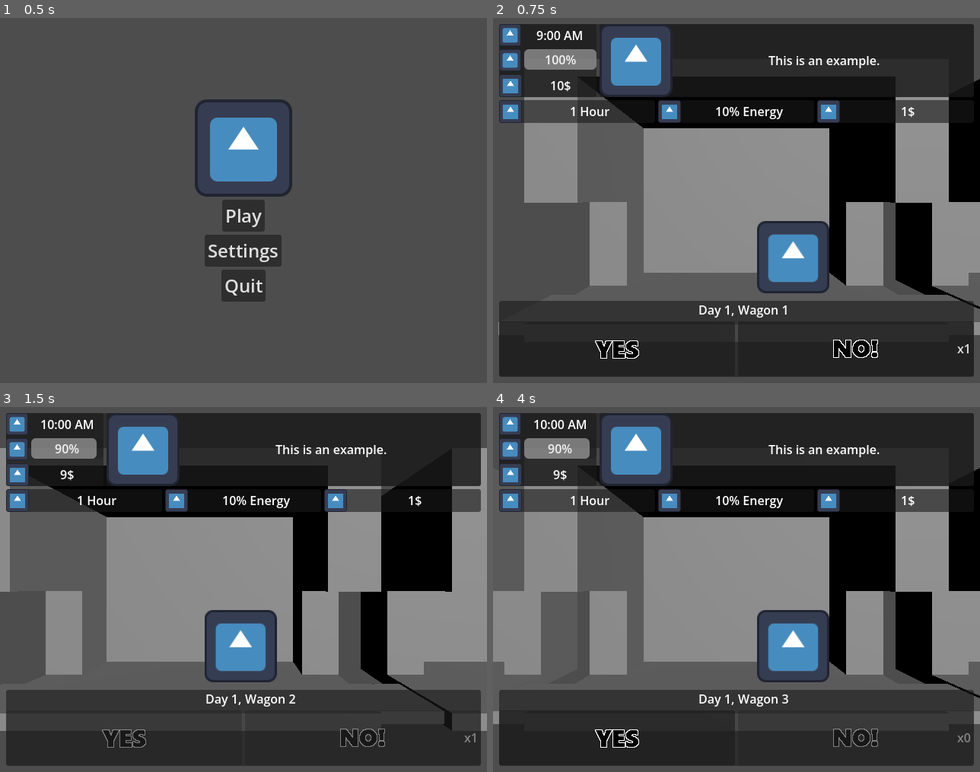
Above: before the commit, frames 1-4 (two rows, left to right).
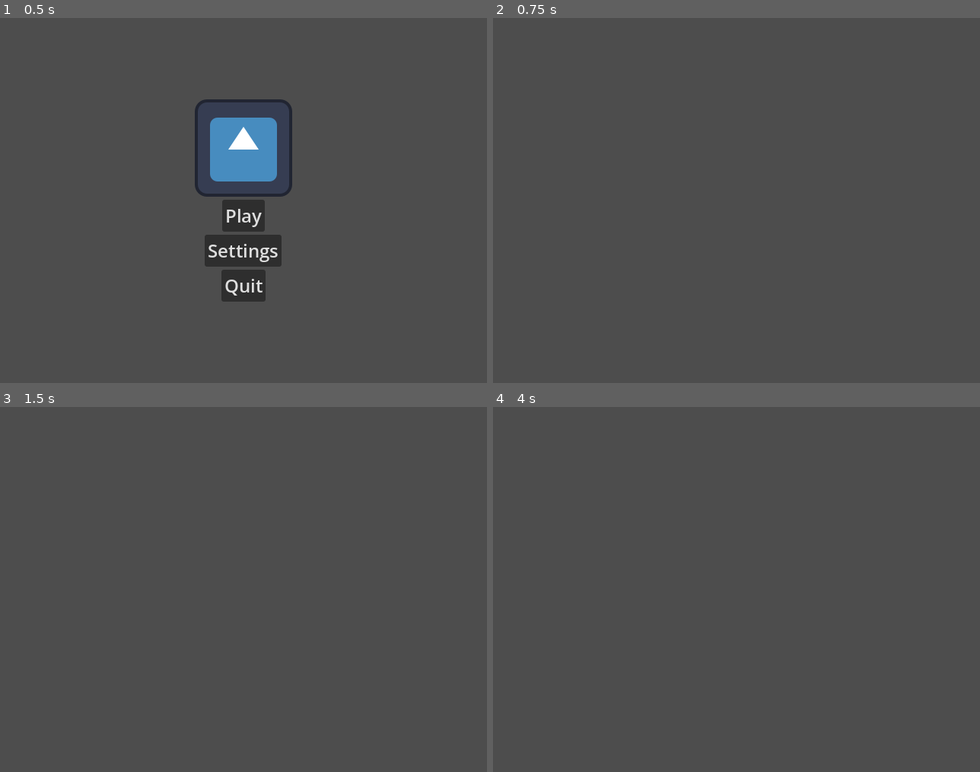
Above: after the commit, the same moments.

Repository: Smg065/WGJ2026
Game: Godot game, scene res://Scenes/MainMenu.tscn
Two runs of this game, one before a commit and one after it. Both use one fixed random seed, a clock stepped at 60 frames per second and the inputs below. The engine's default icon, where the game draws it, is replaced by a stand-in: a white triangle on a blue panel in a dark square.
Inputs (mouse positions are in pixels of both pictures, inside the frame that each line leads up to):
- Up to frame 1 (0.5 s): no input
- Up to frame 2 (0.75 s): click "Play" at 0.5 s
- Up to frame 3 (1.5 s): click (121, 739) at 1.27 s
- Up to frame 4 (4 s): click (858, 739) at 2.75 s, where only the run before the commit has a clickable "x1"

Frame 1 is identical in both runs. In frame 2, 76% of the frame differs, in the area x 1-100%, y 1-99%; in frame 3, 74%; in frame 4, 76%.
Error after the commit: Parse Error: Could not parse global class "ShopItem" from "res://Scripts/ShopItem.gd". (res://Scripts/Gameplay.gd:64)

Commit message:
Icons Update
laptiteartiste's Item Art

Diff:
--- a/Scripts/Items/AlarmClock.gd
+++ b/Scripts/Items/AlarmClock.gd
@@ -6,6 +6,7 @@
 	rarity = ItemBase.RARITIES.UNCOMMON
 	itemCost = 15
 	itemDescription = "Wake up 1 [color=teal]hour[/color] earlier. Start with [color=orange]10% less energy[/color]."
+	itemIcon = load("res://Sprites/Items/Alarm_Clock.png")
 
 func can_appear(gameplay : Gameplay, previousItems : Array[ItemBase]) -> bool:
 	var minTime : int = 6
--- a/Scripts/Items/BookOfQuips.gd
+++ b/Scripts/Items/BookOfQuips.gd
@@ -6,6 +6,7 @@
 	rarity = ItemBase.RARITIES.COMMON
 	itemCost = 10
 	itemDescription = "Saying NO! gives you 10% [color=orange]Energy[/color]."
+	itemIcon = load("res://Sprites/Items/Book.png")
 
 func on_no(gameplay : Gameplay) -> void:
 	gameplay.energy += 10
--- a/Scripts/Items/BrokenLocket.gd
+++ b/Scripts/Items/BrokenLocket.gd
@@ -6,6 +6,7 @@
 	rarity = ItemBase.RARITIES.RARE
 	itemCost = 10
 	itemDescription = "Lose 1 [color=green]Luck[/color]. +1 [color=red]NO![/color]"
+	itemIcon = load("res://Sprites/Items/Broken_Locket.png")
 
 func on_purchase(gameplay : Gameplay) -> void:
 	gameplay.luck -= 1
--- a/Scripts/Items/CoalShovel.gd
+++ b/Scripts/Items/CoalShovel.gd
@@ -6,6 +6,7 @@
 	rarity = ItemBase.RARITIES.UNCOMMON
 	itemCost = 12
 	itemDescription = "Earn an extra [color=green]1$[/color] for every [color=orange]0.05[/color] you end the day with."
+	itemIcon = load("res://Sprites/Items/Coal_Shovel.png")
 
 func on_day_end(_gameplay : Gameplay) -> Dictionary:
 	return {"energyAdd" : 0.05}
--- a/Scripts/Items/Coffee.gd
+++ b/Scripts/Items/Coffee.gd
@@ -6,6 +6,7 @@
 	rarity = ItemBase.RARITIES.COMMON
 	itemCost = 10
 	itemDescription = "Start with an extra 5% [color=orange]Energy[/color]."
+	itemIcon = load("res://Sprites/Items/Coffee.png")
 
 func on_purchase(gameplay : Gameplay) -> void:
 	gameplay.startingEnergy += 5
--- a/Scripts/Items/EarlyBird.gd
+++ b/Scripts/Items/EarlyBird.gd
@@ -6,6 +6,7 @@
 	rarity = ItemBase.RARITIES.RARE
 	itemCost = 25
 	itemDescription = "Wake up 2 [color=teal]hours[/color] earlier."
+	itemIcon = load("res://Sprites/Items/Early_Brid.png")
 
 func can_appear(gameplay : Gameplay, previousItems : Array[ItemBase]) -> bool:
 	var minTime : int = 7
--- a/Scripts/Items/Espresso.gd
+++ b/Scripts/Items/Espresso.gd
@@ -6,6 +6,8 @@
 	rarity = ItemBase.RARITIES.UNCOMMON
 	itemCost = 15
 	itemDescription = "Start with an extra 20% [color=orange]Energy[/color]."
+	itemIcon = load("res://Sprites/Items/Expresso.png")
+
 
 func on_purchase(gameplay : Gameplay) -> void:
 	gameplay.startingEnergy += 20
--- a/Scripts/Items/Halo.gd
+++ b/Scripts/Items/Halo.gd
@@ -6,6 +6,7 @@
 	rarity = ItemBase.RARITIES.RARE
 	itemCost = 10
 	itemDescription = "Unused [color=red]NO![/color]s give double the [color=green]money[/color] at end of day."
+	itemIcon = load("res://Sprites/Items/Halo.png")
 
 func on_day_end(_gameplay : Gameplay) -> Dictionary:
 	return {"nosMulti" : 1}
--- a/Scripts/ShopItem.gd
+++ b/Scripts/ShopItem.gd
@@ -6,6 +6,7 @@
 signal try_buy(shopItem : ShopItem)
 @export var itemInfo : VBoxContainer
 @export var itemNameLabel : Label
+@export var itemIcon : TextureRect
 @export var itemQualityLabel : Label
 @export var itemDescriptionLabel : RichTextLabel
 @export var itemBuyButton : Button
@@ -15,7 +16,9 @@
 	itemInfo.show()
 	curItem = newItem
 	#Item text
-	itemNameLabel.text = curItem.itemName
+	itemNameLabel.text = curItem.
+	#Item icon
+	itemIcon.texture = curItem.itemIcon
 	#Item Quality
 	match curItem.rarity:
 		ItemBase.RARITIES.COMMON:
Binary file added: Sprites/Items/Alarm_Clock.png
Not shown, added: Sprites/Items/Alarm_Clock.png.import
Binary file added: Sprites/Items/Book.png
Not shown, added: Sprites/Items/Book.png.import
Binary file added: Sprites/Items/Broken_Locket.png
Not shown, added: Sprites/Items/Broken_Locket.png.import
Binary file added: Sprites/Items/Coal_Shovel.png
Not shown, added: Sprites/Items/Coal_Shovel.png.import
Binary file added: Sprites/Items/Coffee.png
Not shown, added: Sprites/Items/Coffee.png.import
Binary file added: Sprites/Items/Early_Brid.png
Not shown, added: Sprites/Items/Early_Brid.png.import
(and 5 more such lines)
